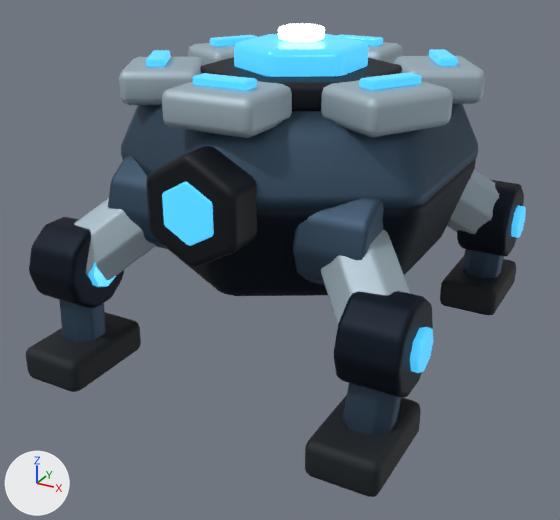
What one commit did to the Blender file art/bastion-3d/models/Enemies/t1_crawler.blend.
The view is the same before and after, from a camera (50 mm lens) standing at (1.11, -2.153, 1.313) and looking at (-0.011, -0.113, 0.293). Every picture has the same lights, and +X, +Y and +Z are marked at lower left. The older version comes first.

In view in the first picture: 'Armor_plate', 'Armor_plate.001', 'Contact_pad', 'Contact_pad.003', 'Energy_core', 'Face_recess', 'Hip_bearing', 'Hip_bearing.003', 'Joint_light.003', 'Knee_bearing', 'Knee_bearing.001', 'Knee_bearing.003', 'Lower_link', 'Lower_link.001', 'Lower_link.003', 'Main_carapace', 'Upper_link', 'Ventral_hull' and 18 more.
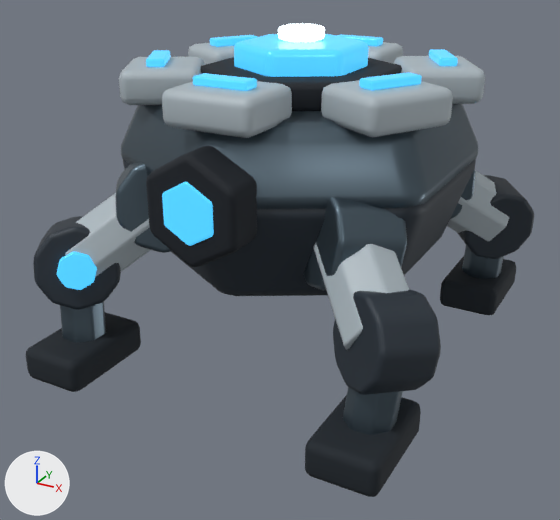
What differs and where, as boxes [x1, y1, x2, y2] in the pictures (560 x 520 px):
'Main_carapace', surface changed (lighter)
    both: [121, 104, 478, 209]
'Ventral_hull', surface changed
    both: [171, 158, 476, 296]
'Knee_bearing', surface changed, turned
    before: [334, 291, 433, 398]
    after: [333, 289, 441, 395]
'Hip_bearing', surface changed, turned
    before: [293, 197, 384, 285]
    after: [304, 197, 407, 290]
'Knee_bearing.003', surface changed, turned
    before: [29, 217, 124, 308]
    after: [33, 216, 121, 310]
'Knee_bearing.001', surface changed, turned
    before: [457, 180, 524, 257]
    after: [458, 175, 534, 259]
'Hip_bearing.003', surface changed, turned
    before: [108, 155, 170, 250]
    after: [116, 162, 171, 253]
'Lower_link.003', surface changed (lighter)
    both: [60, 303, 106, 341]
'Joint_light.003', moved, turned
    before: [88, 262, 116, 287]
    after: [57, 251, 97, 290]
'Hip_bearing.001', surface changed, turned (not visible before)
    after: [450, 169, 476, 219]

What changed in the scene script:
```text
Add img_bastion_gunmetal_roughness:
    img_bastion_gunmetal_roughness = load_image('Bastion_Gunmetal_Roughness', '../../textures/Bastion_Gunmetal_Roughness.png', 512, 512, 'Non-Color')
Add img_bastion_graphite_roughness:
    img_bastion_graphite_roughness = load_image('Bastion_Graphite_Roughness', '../../textures/Bastion_Graphite_Roughness.png', 512, 512, 'Non-Color')
Change mat_bastion_graphite:
    where n0 = _N.new('ShaderNodeBsdfPrincipled'); n0.name = 'Principled BSDF'
    n0.inputs[0].default_value: (0.0075, 0.0144, 0.0262, 1.0) -> (0.0222, 0.0331, 0.0467, 1.0)  # 'Base Color', dark blue #15202d -> 'Base Color', dark blue #29333d
    n0.inputs[1].default_value: 0.78 -> 0.16  # 'Metallic'
    remove n2 = _N.new('ShaderNodeTexImage'); n2.name = 'Alloy_Roughness'
    remove n2.image = img_alloy_roughness
    add n3 = _N.new('ShaderNodeTexImage'); n3.name = 'Bastion_Graphite_Roughness'
    add n3.image = img_bastion_graphite_roughness
    remove _L.new(n2.outputs[0], n0.inputs[2])  # 'Color' to 'Roughness'
    add _L.new(n3.outputs[0], n0.inputs[2])  # 'Color' to 'Roughness'
Change mat_bastion_gunmetal:
    where n0 = _N.new('ShaderNodeBsdfPrincipled'); n0.name = 'Principled BSDF'
    n0.inputs[0].default_value: (0.0513, 0.0931, 0.147, 1.0) -> (0.0999, 0.141, 0.175, 1.0)  # 'Base Color', dark blue #40566b -> 'Base Color', greyish blue #596974
    n0.inputs[1].default_value: 0.78 -> 0.82  # 'Metallic'
    remove n2 = _N.new('ShaderNodeTexImage'); n2.name = 'Alloy_Roughness'
    remove n2.image = img_alloy_roughness
    add n3 = _N.new('ShaderNodeTexImage'); n3.name = 'Bastion_Gunmetal_Roughness'
    add n3.image = img_bastion_gunmetal_roughness
    remove _L.new(n2.outputs[0], n0.inputs[2])  # 'Color' to 'Roughness'
    add _L.new(n3.outputs[0], n0.inputs[2])  # 'Color' to 'Roughness'
Change ob_hip_bearing:
    ob_hip_bearing.rotation_euler: (0.0, 1.571, 0.0) -> (-1.755, 0.684, -0.809)  # degrees (0, 90, 0) -> degrees (-101, 39, -46)
Change ob_knee_bearing:
    ob_knee_bearing.rotation_euler: (0.0, 1.571, 0.0) -> (-1.755, 0.684, -0.809)  # degrees (0, 90, 0) -> degrees (-101, 39, -46)
Change ob_hip_bearing_001:
    ob_hip_bearing_001.rotation_euler: (0.0, 1.571, 0.0) -> (-1.387, -0.684, 0.575)  # degrees (0, 90, 0) -> degrees (-79, -39, 33)
Change ob_knee_bearing_001:
    ob_knee_bearing_001.rotation_euler: (0.0, 1.571, 0.0) -> (-1.387, -0.684, 0.575)  # degrees (0, 90, 0) -> degrees (-79, -39, 33)
Change ob_hip_bearing_003:
    ob_hip_bearing_003.rotation_euler: (0.0, 1.571, 0.0) -> (1.387, 0.684, 0.575)  # degrees (0, 90, 0) -> degrees (79, 39, 33)
Change ob_knee_bearing_003:
    ob_knee_bearing_003.rotation_euler: (0.0, 1.571, 0.0) -> (1.387, 0.684, 0.575)  # degrees (0, 90, 0) -> degrees (79, 39, 33)
Change ob_joint_light_003:
    ob_joint_light_003.location: (0.099, 0.0, 0.0) -> (0.0625, -0.0754, 0.014)
    ob_joint_light_003.rotation_euler: (0.0, 1.571, 0.0) -> (1.387, 0.684, 0.575)  # degrees (0, 90, 0) -> degrees (79, 39, 33)
```
